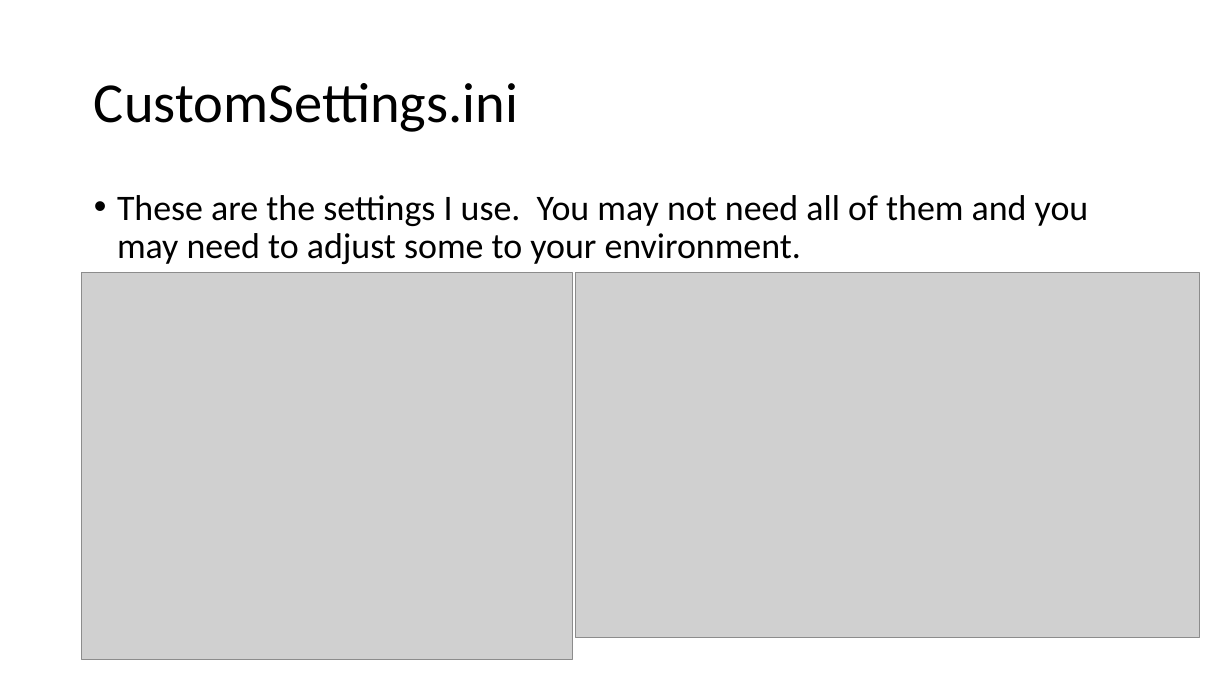
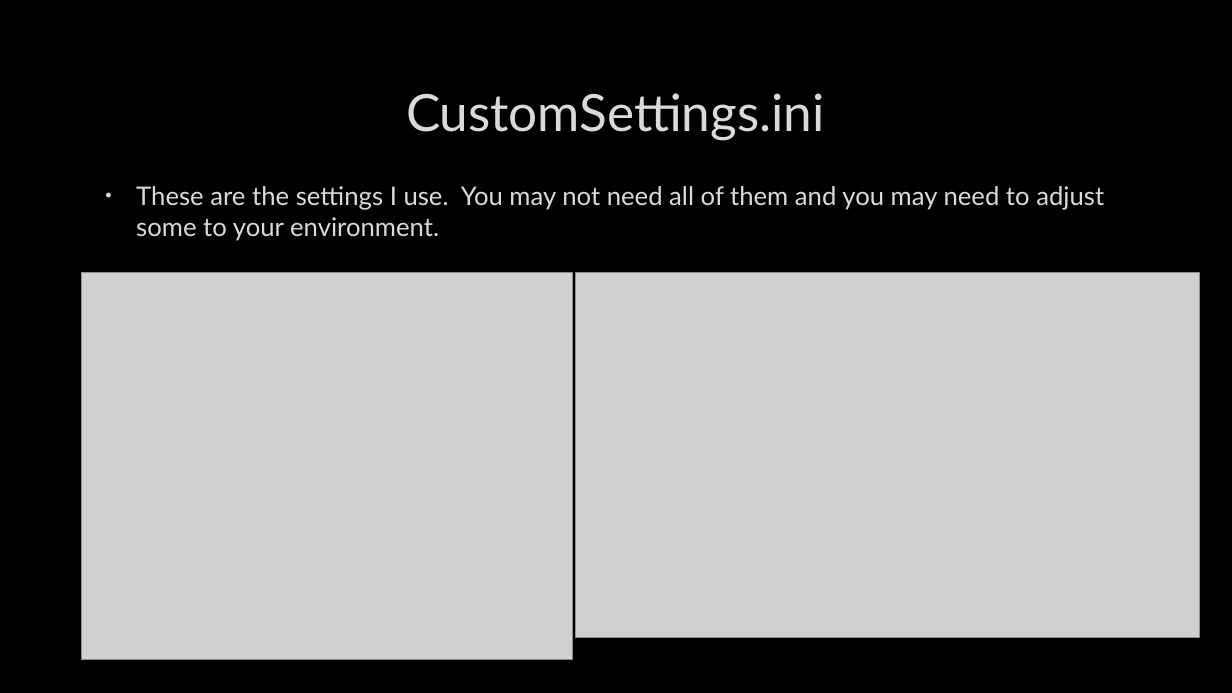
Before and after one commit to fydexx/HECC-2018, a slide deck: slide 12 of Part_01/Section01.pptx. Drawn at 1232x693 pixels with LibreOffice and Linux fonts; fonts in the diff are those of the drawing; grey boxes stand for pictures; background and template pictures are left out. Boxes give left, top, right and bottom in pixels: in the first picture for what was removed or moved away, otherwise in the second. Text is boxed around its words. In the diff, an @@ line names an element or a change of style, - is before the commit and + after.

```diff
--- a/Part_01/Section01.pptx
+++ b/Part_01/Section01.pptx
@@ background #FFFFFF to picture (left out) @@
@@ title "CustomSettings.ini": place and size @@
-title "CustomSettings.ini" at <box>94,83,518,132</box>
+title "CustomSettings.ini" at <box>406,93,825,140</box>
@@ title "CustomSettings.ini" at <box>406,93,825,140</box>: size 44 to 40 pt, font Calibri to Lato, text colour #000000 to #DADADA, letter outline none to #404040 0.75 pt; alignment left to centre; line spacing 0.9 to 1 @@
@@ text "These are the settings I ...": place and size @@
-text "These are the settings I ..." at <box>117,195,1089,264</box>
+text "These are the settings I ..." at <box>136,186,1104,241</box>
@@ text "These are the settings I ..." at <box>136,186,1104,241</box>: size 28 to 20 pt, font Calibri to Lato, text colour #000000 to #DADADA, letter outline none to #404040 0.75 pt; indent changed; line spacing 0.9 to 1 @@
```
Also in this commit, not shown: 14 other slides changed.
